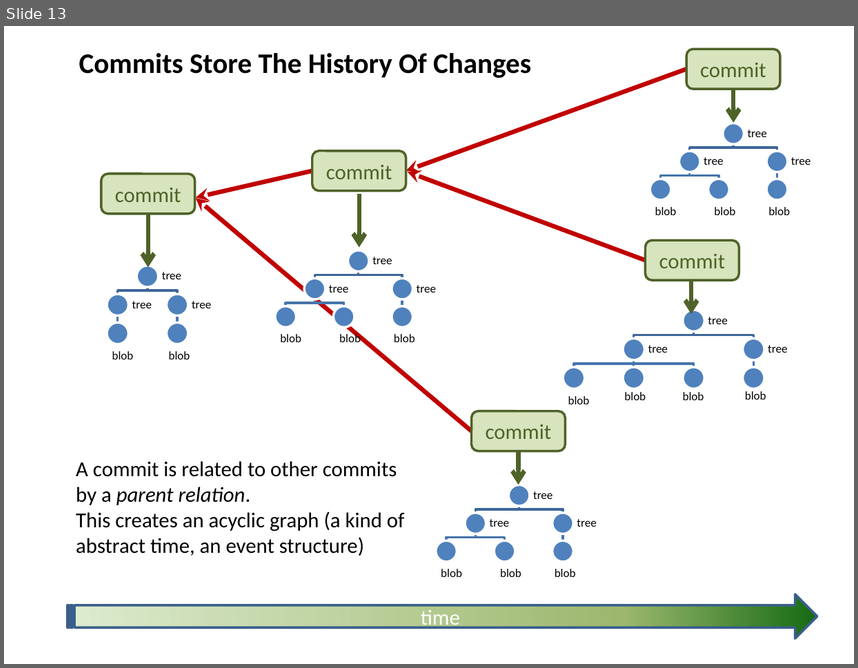
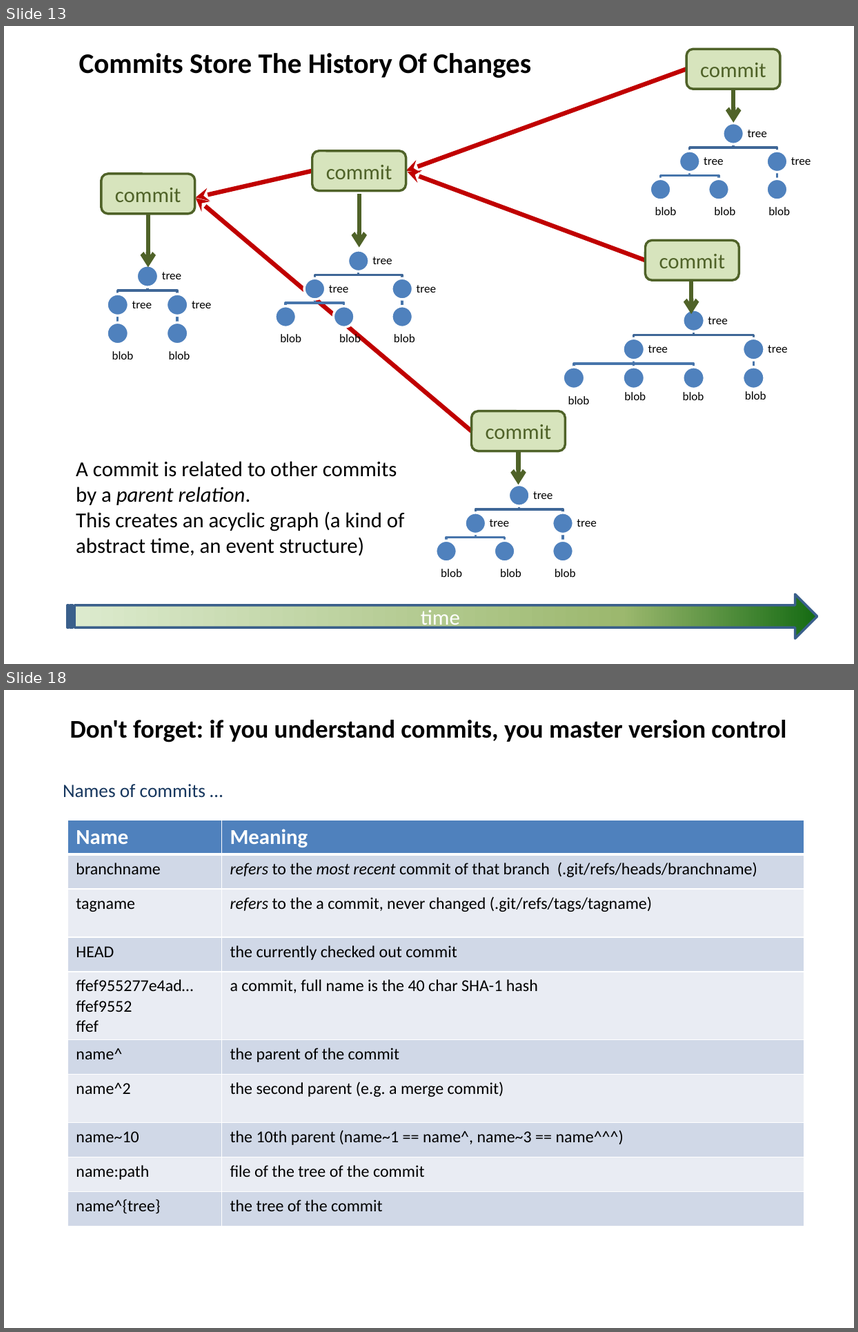
Before and after one commit to hanbei/git_tutorial, a slide deck: architektur.pptx. Shown one above the other, each under a label of ours: slide 13 before the commit, slides 13 and 18 after it; the slides between them are not shown. The pictures are 858x668 and 858x1332 pixels, drawn with LibreOffice and Linux fonts; fonts in the diff are those of the drawing. Boxes give left, top, right and bottom in pixels: in the first picture for what was removed or moved away, otherwise in the second. Text is boxed around its words. In the diff, an @@ line names an element or a change of style, - is before the commit and + after.

```diff
--- a/architektur.pptx
+++ b/architektur.pptx
@@ slide 18 added at bbox=[4, 690, 854, 1328], background #FFFFFF @@
@@ title added at bbox=[70, 720, 786, 742], 21.6 pt, text #000000, bold @@
+Don't forget: if you understand commits, you master version control
@@ subtitle added at bbox=[63, 784, 205, 798], 16 pt, text #17375E @@
+Names of commits …
@@ table added at bbox=[67, 820, 804, 1225], 10 rows, 2 columns @@
+Name | Meaning
+branchname | refers to the most recent commit of that branch (.git/refs/heads/branchname)
+tagname | refers to the a commit, never changed (.git/refs/tags/tagname)
+HEAD | the currently checked out commit
+ffef955277e4ad… ffef9552 ffef | a commit, full name is the 40 char SHA-1 hash
+name^ | the parent of the commit
+name^2 | the second parent (e.g. a merge commit)
+name~10 | the 10th parent (name~1 == name^, name~3 == name^^^)
+name:path | file of the tree of the commit
+name^{tree} | the tree of the commit
```
Also in this commit, not shown: 8 slides changed, 3 other slides added.
